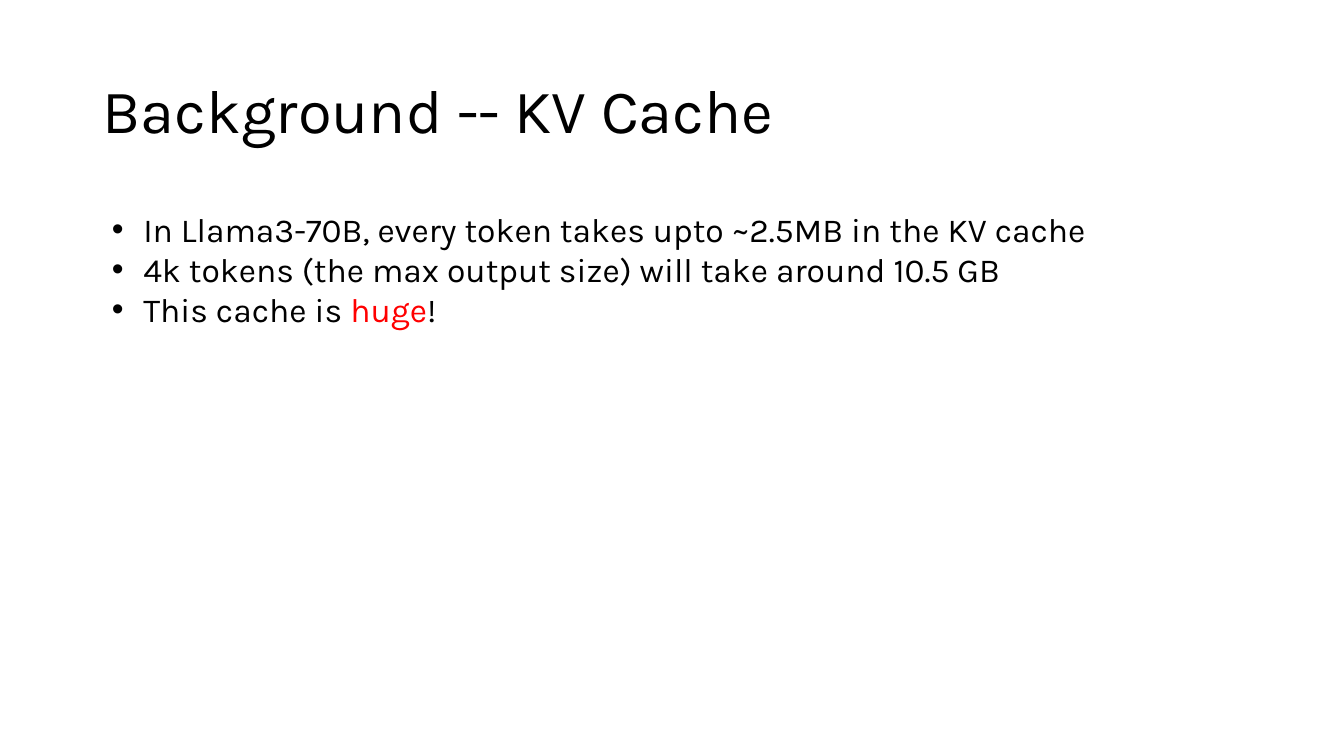
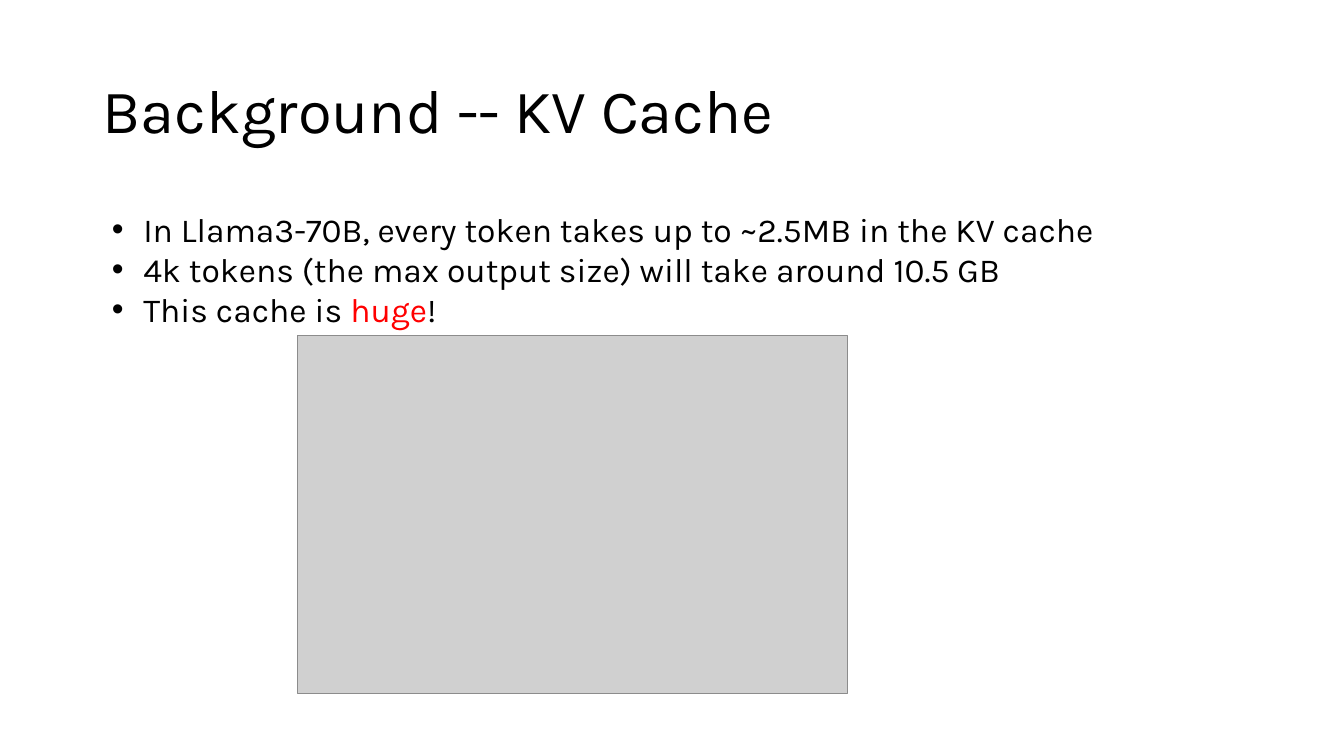
Before and after one commit to HaseebLUMS/Onyx-Presentation, a slide deck: slide 8 of DiffKV MLSys Seminar.pptx (slide 7 before the commit). Drawn at 1344x756 pixels with LibreOffice and Linux fonts; fonts in the diff are those of the drawing; grey boxes stand for pictures. Boxes give left, top, right and bottom in pixels: in the first picture for what was removed or moved away, otherwise in the second. Text is boxed around its words. In the diff, an @@ line names an element or a change of style, - is before the commit and + after.

```diff
--- a/DiffKV MLSys Seminar.pptx
+++ b/DiffKV MLSys Seminar.pptx
@@ text at (x1=143, y1=219, x2=1094, y2=251): spaces changed @@
-• In Llama3-70B, every token takes upto ~2.5MB in the KV cache
+• In Llama3-70B, every token takes up to ~2.5MB in the KV cache
@@ picture added at (x1=297, y1=336, x2=848, y2=693) @@
```
Also in this commit, not shown: 2 other slides changed, 8 slides added.
